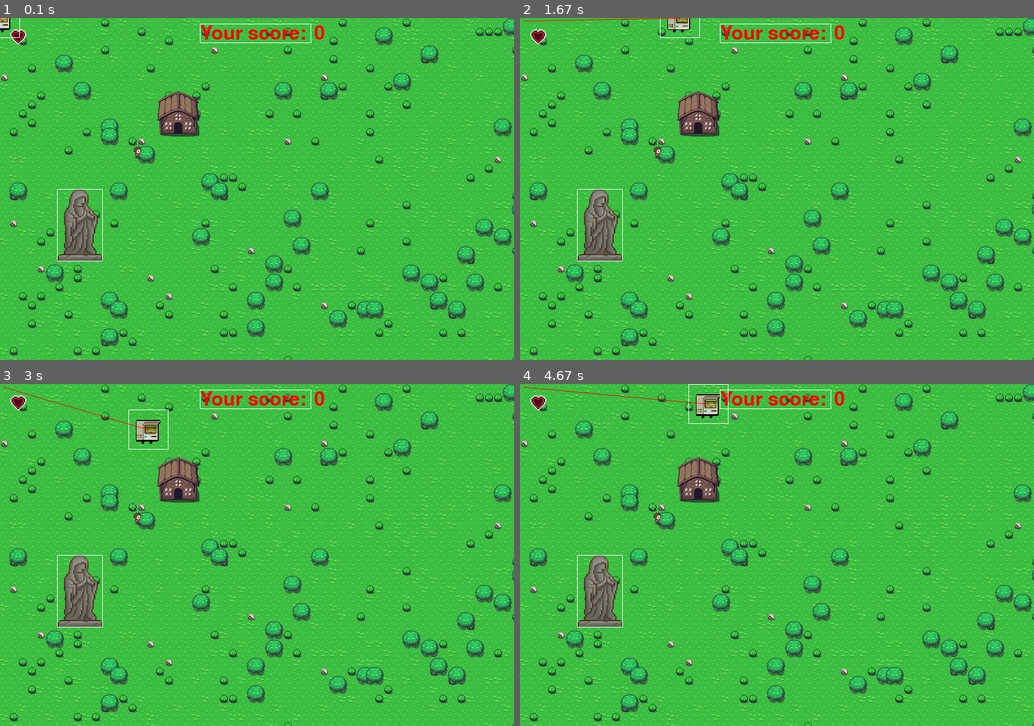
Above: before the commit, frames 1-4 (two rows, left to right).
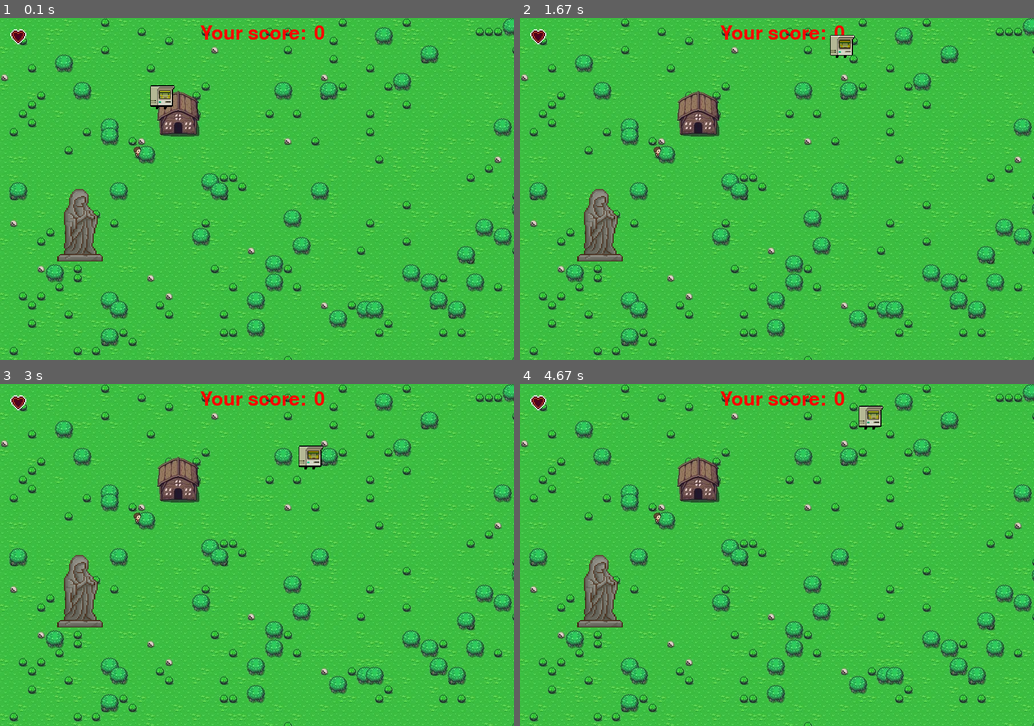
Above: after the commit, the same moments.

Repository: SkovanskiyS/40-projects-40-days
Game: pygame game, started from learning python/8 project/adventure/app.py
The game is run twice, just before and just after one commit, with the same random seed, the same clock (stepped at 60 frames per second) and the same inputs.
Inputs:
- Up to frame 1 (0.1 s): no input
- Up to frame 2 (1.67 s): hold Space 0.33-0.8 s; hold D 0.33-0.8 s; hold D 0.83-1.3 s; hold W 1.33-1.63 s
- Up to frame 3 (3 s): hold D 1.67-2.13 s; hold A 2.17-2.7 s; hold S from 2.73 s (still down)
- Up to frame 4 (4.67 s): release S at 3.03 s; hold A 3.07-3.47 s; hold W 3.5-3.87 s; hold D 3.9-4.53 s; hold S from 4.57 s (still down)

The runs differ from the first frame. In frame 1, 0.5% of the frame differs, in the area x 0-61%, y 0-72%; in frame 2, 0.7%; in frame 3, 0.9%; in frame 4, 0.9%, in the area x 0-71%, y 0-72%.

Commit message:
git init

Diff:
--- a/learning python/8 project/adventure/app.py
+++ b/learning python/8 project/adventure/app.py
@@ -23,16 +23,18 @@
 # player
 player_sprite = [pygame.image.load(fr'objects/player/stay{sprite}.png').convert_alpha() for sprite in range(1, 8)]
 j = 0
-player_rect = pygame.transform.scale(player_sprite[0], (70, 70)).get_rect(center=(0, 0))
-
+player_rect = pygame.transform.scale(player_sprite[0], (70, 70)).get_rect(topleft=(250, 100))
+player_gravity = 10
+jumped = False
 while running:
     for event in pygame.event.get():
         if event.type == pygame.QUIT:
             running = False
+
     if j >= 7: j = 0
     p_surface = pygame.transform.scale(player_sprite[j], (70, 70))
     pressed = pygame.key.get_pressed()
-    print(pressed)
+
     # controller
     if pressed[pygame.K_d] and player_rect.right <= 850:
         player_rect.left += 5
@@ -46,23 +48,39 @@
     # background
     screen.blit(pygame.image.load(r'objects/bg/bg.png').convert(), (0, 0))
     # show up
-    screen.blit(p_surface, player_rect)
+
     screen.blit(text_surface, text_rect)
     screen.blit(font_text.render(str(SCORE), True, 'Red'), (550, 10))
     screen.blit(transformed_surface, statue_rect)
 
-    # ---- DRAWING ------
-    # player rect
-    pygame.draw.rect(screen, 'white', player_rect, 1)
+    if not jumped:
+        if pressed[pygame.K_SPACE]:
+            jumped = True
+    else:
+        if player_gravity >= -10:
+            if player_gravity > 0:
+                player_rect.y -= (player_gravity ** 2) / 4
+            else:
+                player_rect.y += (player_gravity ** 2) / 4
+            player_gravity -= 1
+        else:
+            jumped = False
+            player_gravity = 10
 
-    # statue draw
-    pygame.draw.rect(screen, 'white', statue_rect, 1)
+    screen.blit(p_surface, player_rect)
 
-    # player line draw
-    pygame.draw.aaline(screen, 'Red', player_rect.center, pygame.mouse.get_pos(), 10)
-
-    # text draw
-    pygame.draw.rect(screen, 'white', text_rect, 1)
+    # # ---- DRAWING ------
+    # # player rect
+    # pygame.draw.rect(screen, 'white', player_rect, 1)
+    #
+    # # statue draw
+    # pygame.draw.rect(screen, 'white', statue_rect, 1)
+    #
+    # # player line draw
+    # pygame.draw.aaline(screen, 'Red', player_rect.center, pygame.mouse.get_pos(), 10)
+    #
+    # # text draw
+    # pygame.draw.rect(screen, 'white', text_rect, 1)
 
     pygame.display.update()
     clock.tick(FPS)
